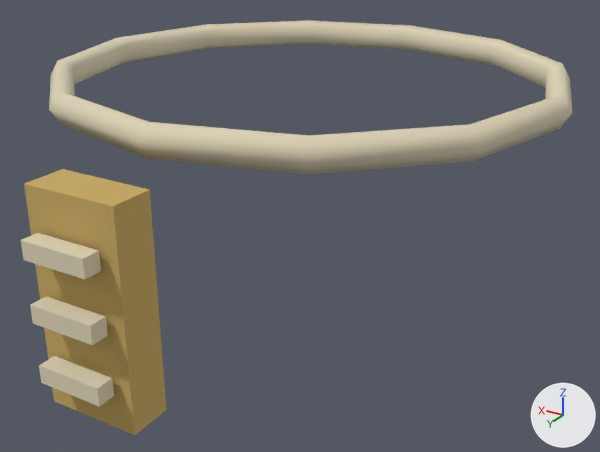
An edit to the glTF model public/assets/island/characters/wear/x2_necklace_tide_gauge_low.glb, drawn before and after from the same camera.
Both versions are drawn from a 50 mm camera at (-0.321, 0.547, 1.222) aimed at (-0.015, 0.036, 0.967). The axes (+X, +Y, +Z) are drawn at lower right. The lights are the same throughout. The first picture is the older version. Vertices at exactly the same position are counted once.

Names of what the first picture shows: 'BakedF1'.
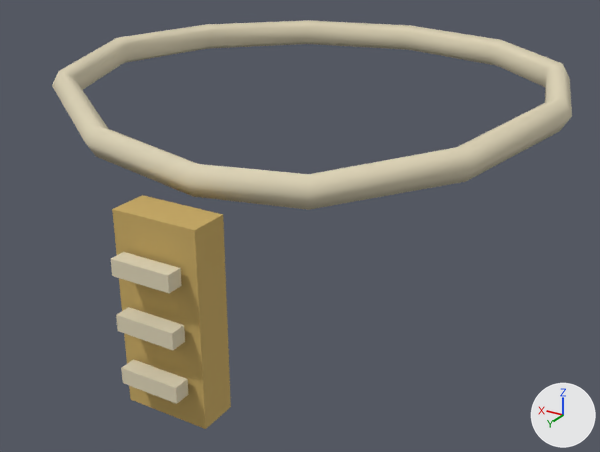
What the commit changed:
me_mesh_0 is used by ob_bakedf1; location (0.0, 0.0, 0.0).
me_mesh_0 had 92 vertices, 168 faces and spanned x -0.201..0.201, y -0.196..0.27, z 0.918..1.086.
me_mesh_0 now has 92 vertices, 168 faces and spans x -0.201..0.201, y -0.196..0.204, z 0.88..1.086.
me_mesh_0 part 1: the loose piece of 8 vertices spanning x -0.033..0.033, y 0.226..0.254, z 0.918..1.062 is moved by (0.0, -0.066, -0.038).
me_mesh_0 part 2: the loose piece of 8 vertices spanning x -0.023..0.023, y 0.258..0.27, z 0.984..0.996 is moved by (0.0, -0.066, 0.002).
me_mesh_0 part 3: the loose piece of 8 vertices spanning x -0.023..0.023, y 0.258..0.27, z 0.944..0.956 is moved by (0.0, -0.066, 0.002).
me_mesh_0 part 4: the loose piece of 8 vertices spanning x -0.023..0.023, y 0.258..0.27, z 1.024..1.036 is moved by (0.0, -0.066, -0.118).
Part 5, on me_mesh_0:
5 vertices in x 0.159..0.174, y 0.089..0.098, z 1.064..1.086 move by (0.0, 0.0, -0.008).
5 vertices in x -0.201..-0.183, y 0.0, z 1.064..1.086 move by (0.0, 0.0, -0.002).
5 vertices in x -0.174..-0.159, y 0.089..0.098, z 1.064..1.086 move by (0.004, -0.002, -0.014).
3 vertices in x 0.0, y 0.189..0.196, z 1.064..1.086 move by (0.0, -0.041, -0.038).
12 vertices move from x -0.1..0.1, y 0.155..0.179, z 1.064..1.086 to x -0.087..0.09, y 0.132..0.151, z 1.03..1.06.

What differs and where, as boxes [x1, y1, x2, y2] in the pictures (600 x 452 px; the box of a moved part takes in the faces that stretch with it):
'BakedF1', reshaped
    before: [21, 20, 572, 435]
    after: [52, 20, 572, 429]
part 1 of me_mesh_0, moved or reshaped
    before: [24, 169, 166, 435]
    after: [112, 195, 231, 429]
part 2 of me_mesh_0, moved or reshaped
    before: [30, 296, 108, 345]
    after: [111, 252, 182, 293]
part 3 of me_mesh_0, moved or reshaped
    before: [39, 356, 114, 406]
    after: [116, 307, 185, 350]
part 4 of me_mesh_0, moved or reshaped
    before: [21, 233, 101, 279]
    after: [121, 359, 188, 404]
part 5 of me_mesh_0, moved or reshaped
    before: [49, 38, 572, 174]
    after: [52, 38, 572, 210]
